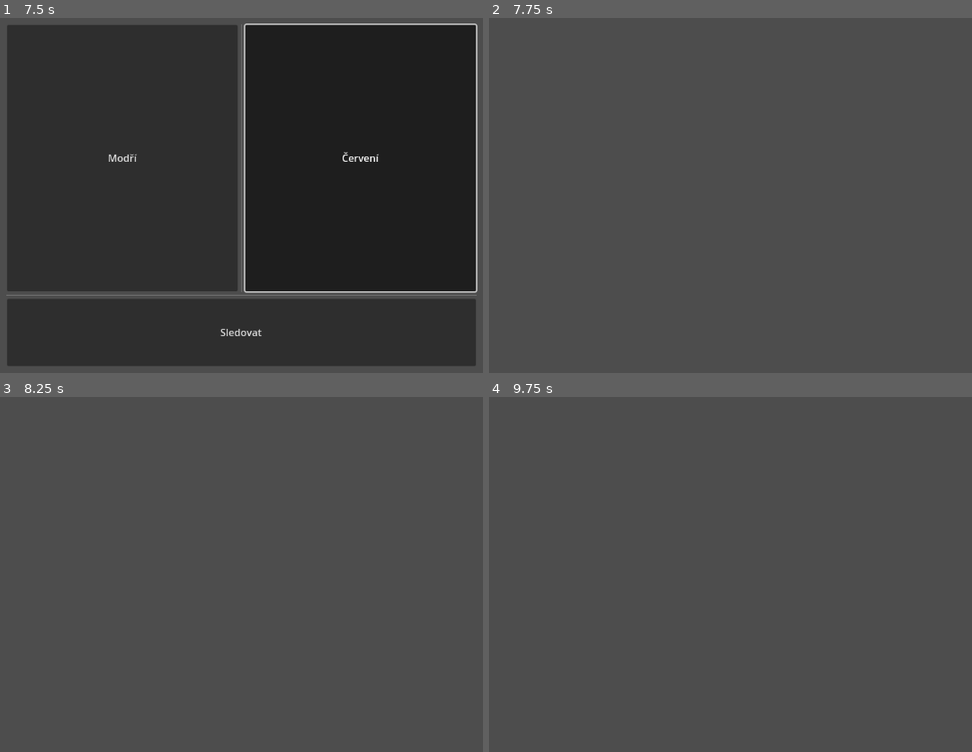
Above: before the commit, frames 1-4 (two rows, left to right).
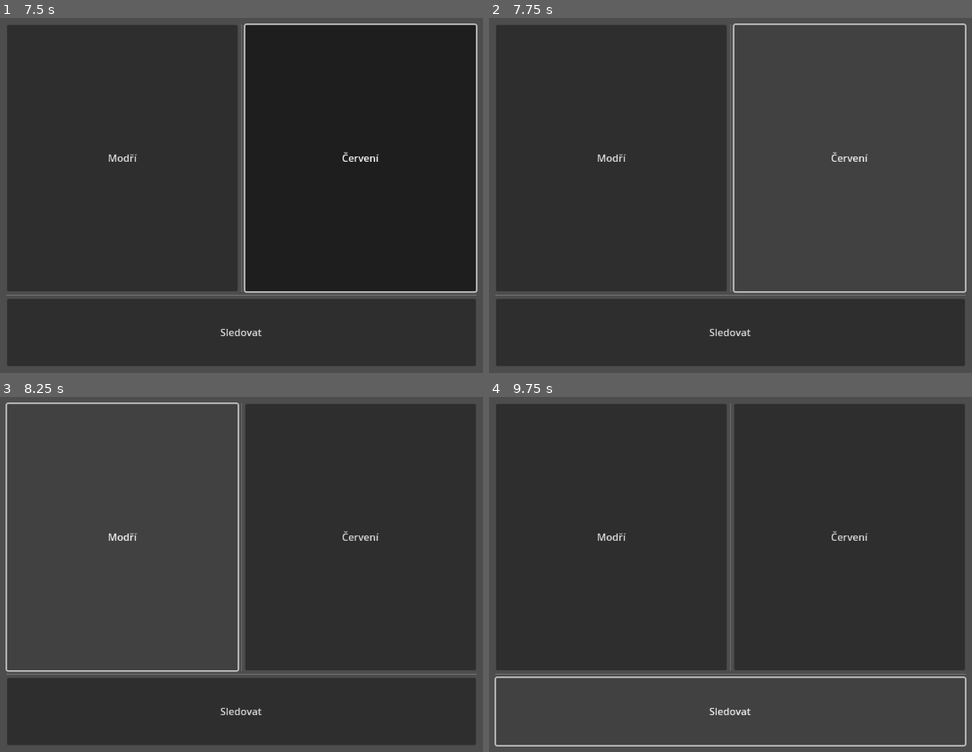
Above: after the commit, the same moments.

Repository: xelaxefensor/Maturitni-prace-Vyvoj-v-hernim-enginu
Game: Godot game, scene res://scenes/main.tscn
The game is run twice, just before and just after one commit, with the same random seed, the same clock (stepped at 60 frames per second) and the same inputs. The engine's default icon, where the game draws it, is replaced by a stand-in: a white triangle on a blue panel in a dark square.
Inputs (mouse positions are in pixels of both pictures, inside the frame that each line leads up to):
- Up to frame 1 (7.5 s): click "Nastavení" at 0.5 s; click "Zpět" at 1.25 s; click "Hrát" at 2 s; click (241, 128) at 2.77 s; type "12" at 2.85 s; click "Připojit" at 3.5 s; click "Přerušit" at 4.25 s; click "Zpét" at 5 s; click "Hrát" at 5.75 s; click "Hostovat" at 6.5 s; tap Enter at 7.25 s; move the mouse to (400, 174) at 7.27 s; hold Right (player_right) from 7.28 s (still down); hold , (team_select) from 7.28 s (still down); click (400, 174) at 7.42 s
- Up to frame 2 (7.75 s): keep holding Right (player_right); keep holding , (team_select); tap W (player_jump) at 7.52 s
- Up to frame 3 (8.25 s): release Right (player_right) at 8 s; release , (team_select) at 8 s; click (120, 535) at 8 s, where only the run after the commit has a clickable "Modří"
- Up to frame 4 (9.75 s): click (851, 535) at 8.75 s, where only the run after the commit has a clickable "Červení"; click (730, 712) at 9.5 s, where only the run after the commit has a clickable "Sledovat"

Frame 1 is identical in both runs. In frame 2, 55% of the frame differs, in the area x 1-99%, y 1-98%; in frame 3, 55%; in frame 4, 73%, in the area x 1-99%, y 1-99%.
Error before the commit: Invalid access to property or key '2' on a base object of type 'Dictionary'. (res://scripts/game.gd:153)
Error after the commit: Invalid access to property or key '2' on a base object of type 'Dictionary'. (res://scripts/game.gd:165)

Commit message:
settings and more

Diff:
--- a/slizaci/scenes/game.tscn
+++ b/slizaci/scenes/game.tscn
@@ -43,4 +43,4 @@
 wait_time = 4096.0
 one_shot = true
 
-[connection signal="timeout" from="PhaseTimer" to="." method="_on_game_timer_timeout"]
+[connection signal="timeout" from="PhaseTimer" to="." method="_on_phase_timer_timeout"]
--- a/slizaci/scenes/player_hud.tscn
+++ b/slizaci/scenes/player_hud.tscn
@@ -6,7 +6,7 @@
 [ext_resource type="Script" path="res://scripts/phase_label.gd" id="2_nl57n"]
 
 [sub_resource type="SceneReplicationConfig" id="SceneReplicationConfig_wxkcq"]
-properties/0/path = NodePath("PhaseTimer:phase_time")
+properties/0/path = NodePath("VBoxContainer/PhaseTimer:phase_time")
 properties/0/spawn = true
 properties/0/replication_mode = 1
 
--- a/slizaci/scripts/game.gd
+++ b/slizaci/scripts/game.gd
@@ -20,17 +20,23 @@
 #				- players are forzen in place
 #				- players can not spawn
 
-
-const DEFAULT_WARMUP_TIME = 10.0
-const DEFAULT_ROUND_START_TIME = 10.0
-const DEFAULT_ROUND_PLAY_TIME = 300.0
-const DEFAULT_ROUND_END_TIME = 5.0
-const DEFAULT_GAME_END_TIME = 30.0
+@export var game_mode = "none"
+#deathmatch		-
+#				- all vs all, team vs team
+
+#flag			- Capture the flag
+#				- 2 or more teams
+
+const DEFAULT_WARMUP_TIME = 2.0
+const DEFAULT_ROUND_START_TIME = 2.0
+const DEFAULT_ROUND_PLAY_TIME = 2.0
+const DEFAULT_ROUND_END_TIME = 2.0
+const DEFAULT_GAME_END_TIME = 2.0
 
 
 signal game_loaded
 signal game_ended
-signal team_select
+signal team_select(visibility)
 
 
 var number_of_rounds = 1
@@ -42,6 +48,9 @@
 var minimal_player_size = 2
 var max_team_players = 8
 var round_time = 300.0
+
+var score_to_win_round = 10
+var score_to_win_game = 20
 
 var player_info = {"name" = PlayerSettings.player_name,
 	"color" = PlayerSettings.player_color,
@@ -56,7 +65,10 @@
 var team_info = {"is_full" = false,
 	 "max_players" = 4,
 	 "players" = 0,
-	 "can_join" = true}
+	 "can_join" = true,
+	 "round_score" = 0,
+	 "game_score" = 0
+	}
 
 @export var teams = {}
 
@@ -139,8 +151,8 @@
 	GameManager.game_status = "in_game"
 	players_info_changed.rpc(player_info)
 	emit_signal("game_loaded")
-	team_select.emit()
 	team_selected(0)
+	team_select.emit("visible")
 
 
 @rpc("any_peer", "call_local",  "reliable", 1)
@@ -154,6 +166,7 @@
 		team_changed.rpc_id(1, team)
 		player_info.team = team
 		players_info_changed.rpc(player_info)
+		team_select.emit("invisible")
 
 
 @rpc("any_peer", "call_local",  "reliable", 1)
@@ -260,7 +273,7 @@
 	server_game_phase = "round_end"
 	can_players_spawn = false
 
-	despawn_all_players()
+	#despawn_all_players()
 
 	if time == 0:
 		%PhaseTimer.wait_time = DEFAULT_ROUND_END_TIME
@@ -282,7 +295,7 @@
 	%PhaseTimer.start()
 
 
-func _on_game_timer_timeout():
+func _on_phase_timer_timeout():
 	match server_game_phase:
 		"warmup":
 			current_round_number = 1
@@ -303,4 +316,4 @@
 
 func _input(event):
 	if event.is_action_pressed("team_select"):
-		team_select.emit()
+		team_select.emit("switch")
--- a/slizaci/scripts/phase_label.gd
+++ b/slizaci/scripts/phase_label.gd
@@ -11,13 +11,13 @@
 # Called every frame. 'delta' is the elapsed time since the previous frame.
 func _process(delta):
 	if is_visible_in_tree():
-		game_phase = game.server_game_phase
+		game_phase = "zahřívací kolo"
 		if MultiplayerManager.is_online:
 			match game.server_game_phase:
-				"warmpup": game_phase = "warmup"
-				"round_start": game_phase = "začínám kolo"
-				"round_play": game_phase = "kolo v průběhu"
-				"round_end": game_phase = "konec kola"
-				"game_end": game_phase = "konec hry"
+				"warmpup":		game_phase = "zahřívací kolo"
+				"round_start": 	game_phase = "začínám kolo"
+				"round_play": 	game_phase = "kolo v průběhu"
+				"round_end": 	game_phase = "konec kola"
+				"game_end": 	game_phase = "konec hry"
 
 			text = str(game_phase)
--- a/slizaci/scripts/player_settings.gd
+++ b/slizaci/scripts/player_settings.gd
@@ -10,6 +10,7 @@
 func _ready():
 	config =  ConfigFile.new()
 	load_file()
+	apply_settings()
 
 
 func save_file():
@@ -32,3 +33,11 @@
 	player_color = config.get_value("settings", "player_color")
 	window_mode = config.get_value("settings", "window_mode")
 	max_fps = config.get_value("settings", "max_fps")
+
+
+func apply_settings():
+	Engine.max_fps = max_fps
+
+	match window_mode:
+		0:	DisplayServer.window_set_mode(DisplayServer.WINDOW_MODE_WINDOWED)
+		1:	DisplayServer.window_set_mode(DisplayServer.WINDOW_MODE_FULLSCREEN)
--- a/slizaci/scripts/settings_menu.gd
+++ b/slizaci/scripts/settings_menu.gd
@@ -3,7 +3,7 @@
 func load_settings():
 	%PlayerName.text = PlayerSettings.player_name
 	%PlayerColor.color = PlayerSettings.player_color
-	#%MaxFPS.value = PlayerSettings.max_fps
+	%MaxFps.value = PlayerSettings.max_fps
 	%WindowMode.selected = PlayerSettings.window_mode
 
 
@@ -18,11 +18,13 @@
 
 
 func _on_max_fps_value_changed(value):
+	PlayerSettings.max_fps = value
 	Engine.max_fps = value
 	PlayerSettings.save_file()
 
 
 func _on_screen_option_item_selected(index):
+	PlayerSettings.window_mode = index
 	match index:
 		0:	DisplayServer.window_set_mode(DisplayServer.WINDOW_MODE_WINDOWED)
 		1:	DisplayServer.window_set_mode(DisplayServer.WINDOW_MODE_FULLSCREEN)
--- a/slizaci/scripts/team_select.gd
+++ b/slizaci/scripts/team_select.gd
@@ -9,11 +9,17 @@
 	$/root/Main/%Game.team_select.connect(team_select)
 	MultiplayerManager.connection_lost.connect(invisible_self)
 
-func team_select():
-	if !visible:
+func team_select(visibility):
+	if visibility == "visible":
 		visible_self()
-	else:
+	if visibility == "invisible":
 		invisible_self()
+
+	if visibility == "switch":
+		if visible:
+			invisible_self()
+		else:
+			visible_self()
 
 
 func visible_self():
@@ -21,20 +27,16 @@
 
 
 func invisible_self():
-	if visible:
-		visible = false
+	visible = false
 
 
 func _on_team_1_pressed():
-	invisible_self()
 	team_selected.emit(1)
 
 
 func _on_team_2_pressed():
-	invisible_self()
 	team_selected.emit(2)
 
 
 func _on_spectate_pressed():
-	invisible_self()
 	team_selected.emit(0)
